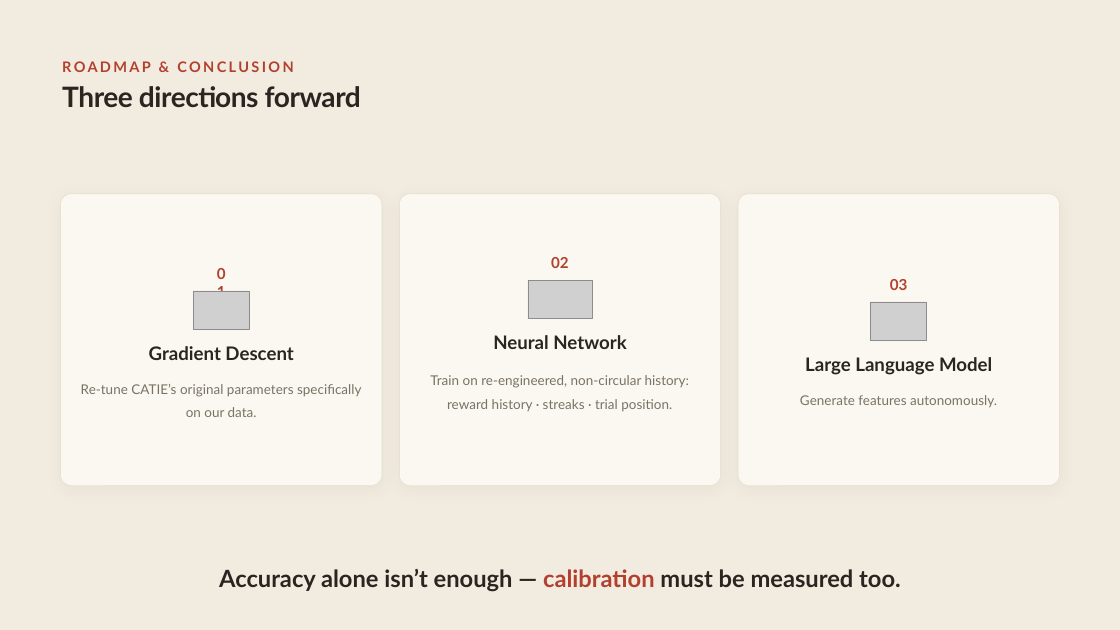
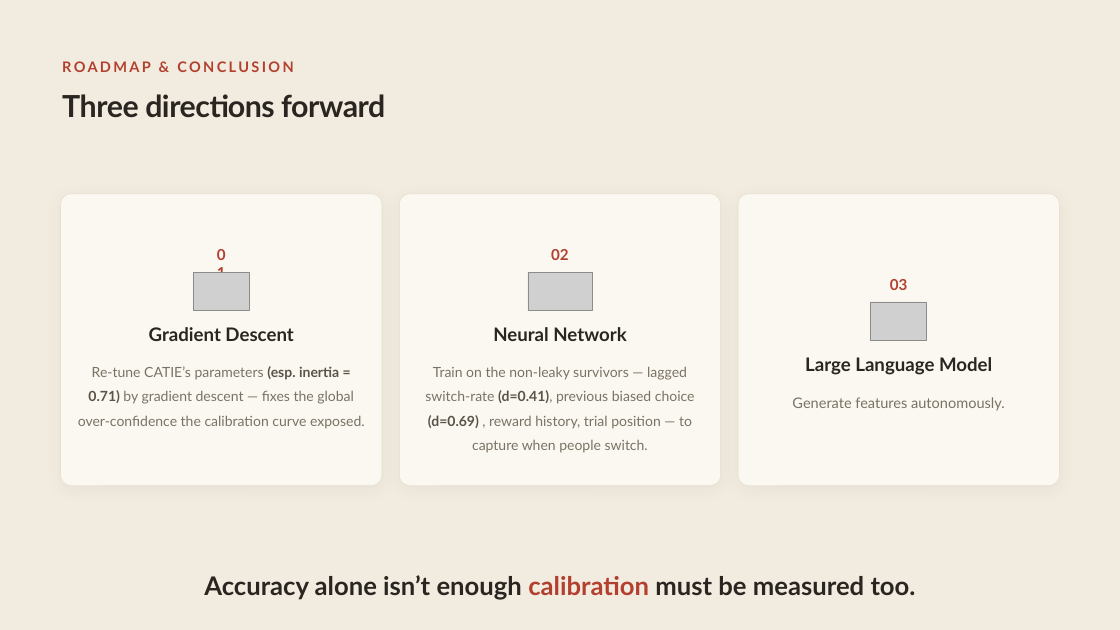
Before and after one commit to ShirHolzman/Amirim-Research, a slide deck: slide 18 of Amirim-Presentation.pptx. Drawn at 1120x630 pixels with LibreOffice and Linux fonts; fonts in the diff are those of the drawing; grey boxes stand for pictures. Boxes give left, top, right and bottom in pixels: in the first picture for what was removed or moved away, otherwise in the second. Text is boxed around its words. In the diff, an @@ line names an element or a change of style, - is before the commit and + after.

```diff
--- a/Amirim-Presentation.pptx
+++ b/Amirim-Presentation.pptx
@@ text "Three directions forward" at (x1=62, y1=94, x2=385, y2=118): size 36.1 to 39 pt; line spacing 0.9 to 1.1 @@
@@ text "02" moved from (x1=551, y1=257, x2=569, y2=268) to (x1=551, y1=249, x2=569, y2=260) @@
@@ 2 texts, 1 picture moved together from (x1=149, y1=263, x2=293, y2=360) to (x1=149, y1=244, x2=293, y2=341) @@
@@ picture moved from (x1=528, y1=280, x2=592, y2=319) to (x1=528, y1=272, x2=592, y2=311) @@
@@ text "Neural Network" moved from (x1=493, y1=335, x2=626, y2=349) to (x1=493, y1=327, x2=626, y2=341) @@
@@ text at (x1=78, y1=366, x2=365, y2=429): text changed; size 17.3 to 18 pt @@
-Re-tune CATIE’s original parameters specifically on our data.
+Re-tune CATIE’s parameters (esp. inertia = 0.71) by gradient descent — fixes the global over-confidence the calibration curve exposed.
@@ text at (x1=425, y1=366, x2=695, y2=453): text changed; size 17.3 to 18 pt @@
-Train on re-engineered, non-circular history: reward history · streaks · trial position.
+Train on the non-leaky survivors — lagged switch-rate (d=0.41), previous biased choice (d=0.69) , reward history, trial position — to capture when people switch.
@@ text "Generate features autonomously." at (x1=792, y1=397, x2=1005, y2=411): size 17.3 to 18.8 pt; line spacing 1.4 to 1.5 @@
@@ text at (x1=204, y1=575, x2=916, y2=600): text changed; size 30.5 to 33 pt @@
-Accuracy alone isn’t enough — calibration must be measured too.
+Accuracy alone isn’t enough calibration must be measured too.
```
Also in this commit, not shown: 15 other slides changed, 2 slides added, 2 slides removed, 2 other files.
